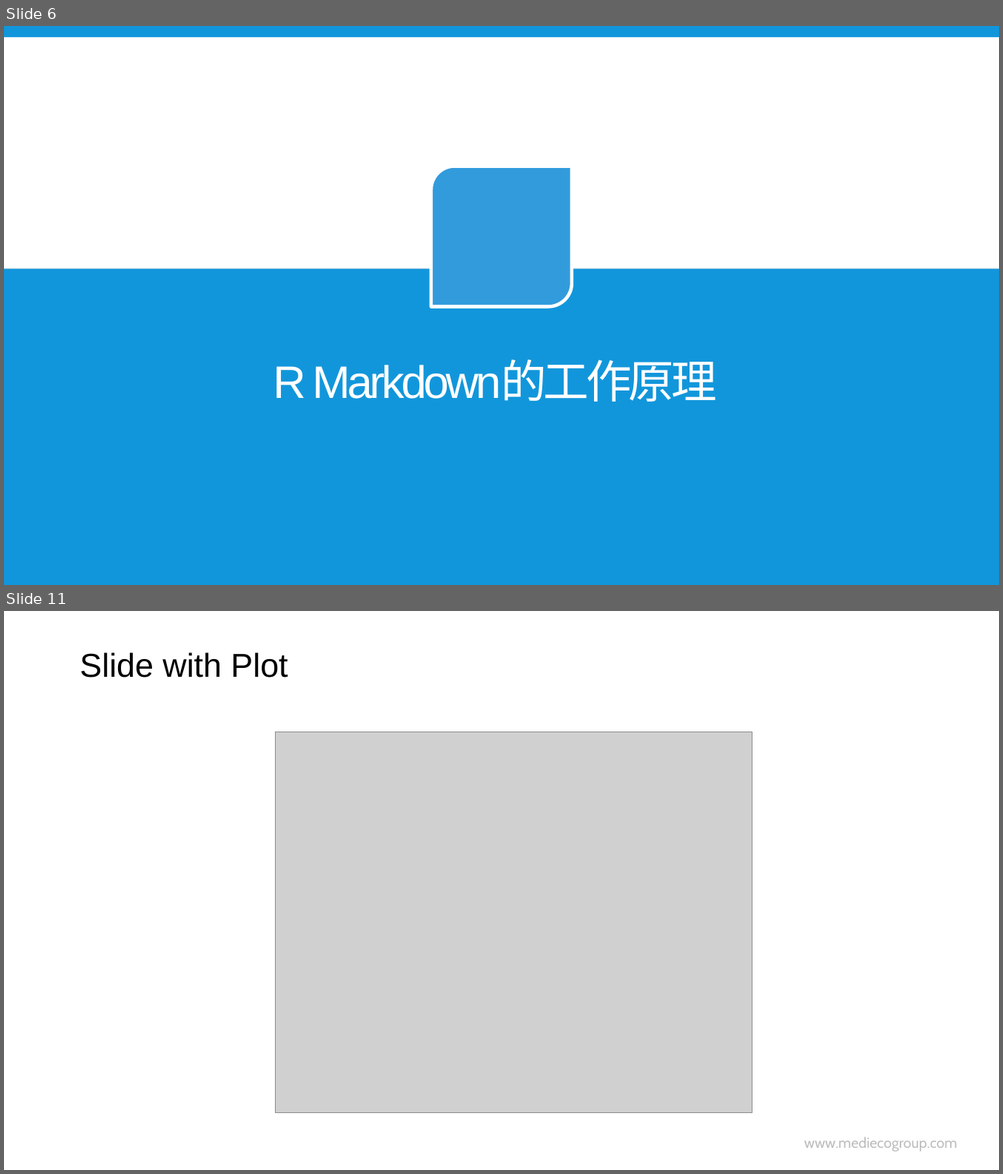
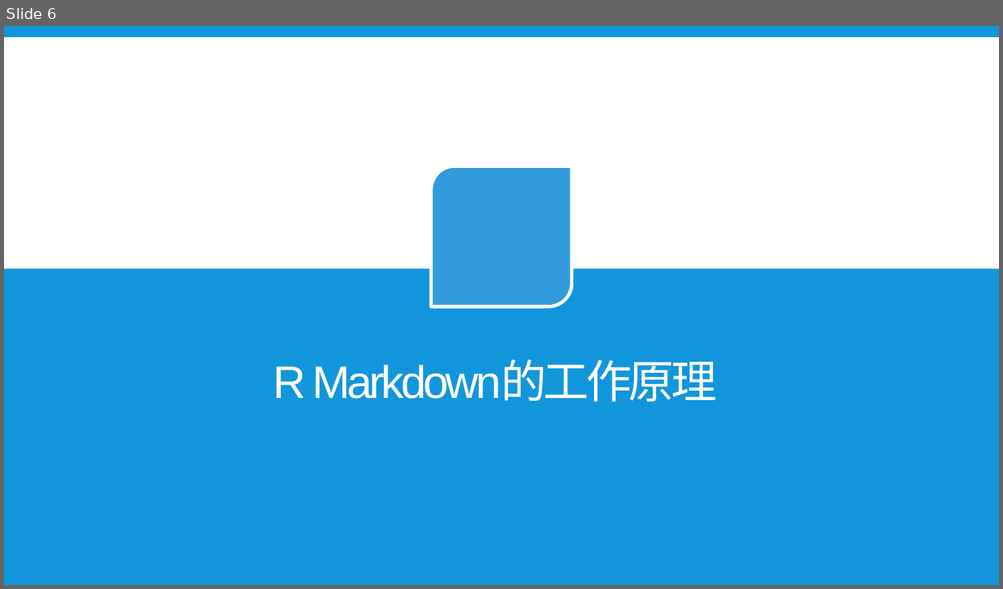
Before and after one commit to hao203/rmd_china, a slide deck: slides/01.History&Works/01-History-Works.pptx. Shown one above the other, each under a label of ours: slides 6 and 11 before the commit, slide 6 after it; the slides between them are not shown. The pictures are 1003x1174 and 1003x589 pixels, drawn with LibreOffice and Linux fonts; fonts in the diff are those of the drawing; grey boxes stand for pictures; background and template pictures are left out. Boxes give left, top, right and bottom in pixels: in the first picture for what was removed or moved away, otherwise in the second. Text is boxed around its words. In the diff, an @@ line names an element or a change of style, - is before the commit and + after.

```diff
--- a/slides/01.History&Works/01-History-Works.pptx
+++ b/slides/01.History&Works/01-History-Works.pptx
@@ slide 11 removed at bbox=[4, 611, 999, 1170], background #CCE8CF @@
@@ title removed at bbox=[79, 652, 287, 678] @@
-Slide with Plot
@@ picture removed at bbox=[276, 732, 752, 1113] @@
@@ text removed at bbox=[804, 1137, 957, 1152] @@
-www.mediecogroup.com
```
Also in this commit, not shown: 3 slides changed, 12 slides added, 2 other slides removed, 14 other files.
